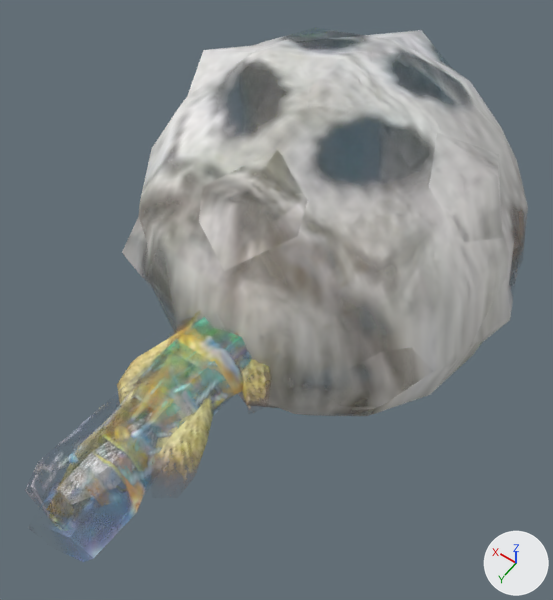
The FBX model Assets/Dev/LF/Models/insectParts_export.fbx: old version first, new version second.
The view is the same before and after, from a 50 mm camera at (-0.00692, 0.01206, 0.01466) aimed at (-0.0002, 0.00265, -0.00013). Lighting does not change. The marker at lower right points along +X, +Y and +Z. Where no turn or scale is listed for an object, it has been applied to the vertices.

Objects in the first picture: 'abdomenA', 'antennaA', 'ballB', 'ballB_loRes', 'legFootA', 'legMidA', 'legUpA'.
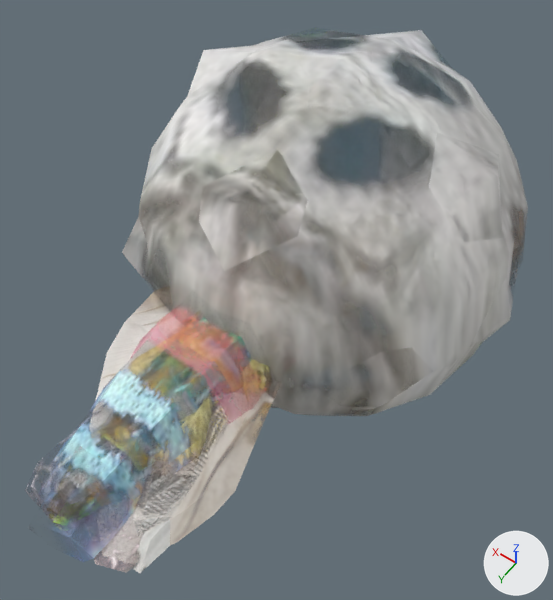
Commit message: insect parts update--wings+ abdomen

Changed parts and their boxes (x1, y1, x2, y2) in the pictures (553 x 600 px):
'wingF', added
    after: (89, 291, 274, 564)
'abdomenB', added
    after: (44, 231, 306, 529)
'wingD', added
    after: (123, 373, 259, 573)
'wingC', added
    after: (53, 427, 154, 526)
'wingA', added
    after: (88, 404, 241, 569)
'wingB', added
    after: (73, 372, 258, 522)

The change in detail:
Picture 'abdomenB.png' (img_abdomenb_png) is new.
Picture 'wingD.png' (img_wingd_png) is new.
Picture 'wingC.png' (img_wingc_png) is new.
Picture 'wingB.png' (img_wingb_png) is new.
Picture 'wingF.png' (img_wingf_png) is new.
Picture 'wingA.png' (img_winga_png) is new.
Material 'abdomenBbert' (mat_abdomenbbert) is new.
Uses the picture img_abdomenb_png.
Material 'wingDbert' (mat_wingdbert) is new.
Uses the picture img_wingd_png.
Material 'wingCbert' (mat_wingcbert) is new.
Uses the picture img_wingc_png.
Material 'wingBbert' (mat_wingbbert) is new.
Uses the picture img_wingb_png.
Material 'wingFbert' (mat_wingfbert) is new.
Uses the picture img_wingf_png.
Material 'wingAbert' (mat_wingabert) is new.
Uses the picture img_winga_png.
Mesh me_mesh_001_1 is new.
It has 80 vertices, 84 faces and spans x -0.00171..0.00171, y 0.0..0.00976, z -0.00149..0.00149.
It uses material mat_abdomenbbert.
Mesh me_mesh_013 is new.
It has 36 vertices, 34 faces and spans x -0.00207..0.00147, y 0.0001..0.00961, z -0.00008..0.00008.
It uses material mat_wingdbert.
Mesh me_mesh_012 is new.
It has 36 vertices, 34 faces and spans x -0.00117..0.00093, y 0.0001..0.00982, z -0.00008..0.00008.
It uses material mat_wingcbert.
Mesh me_mesh_011 is new.
It has 40 vertices, 38 faces and spans x -0.00117..0.00121, y 0.0001..0.00975, z -0.00008..0.00008.
It uses material mat_wingbbert.
Mesh me_mesh_014 is new.
It has 52 vertices, 50 faces and spans x -0.00241..0.00239, y 0.00007..0.00974, z -0.00008..0.00008.
It uses material mat_wingfbert.
Mesh me_mesh_010 is new.
It has 40 vertices, 38 faces and spans x -0.00196..0.00144, y 0.00007..0.00994, z -0.00008..0.00008.
It uses material mat_wingabert.
Object 'abdomenB' (ob_abdomenb) is new; it shows me_mesh_001_1.
Its location is (0.0, 0.0, 0.0).
Object 'wingD' (ob_wingd) is new; it shows me_mesh_013.
Its location is (0.0, 0.0, 0.0).
Object 'wingC' (ob_wingc) is new; it shows me_mesh_012.
Its location is (0.00009, 0.0, 0.0).
Object 'wingB' (ob_wingb) is new; it shows me_mesh_011.
Its location is (0.0, 0.0, 0.0).
Object 'wingF' (ob_wingf) is new; it shows me_mesh_014.
Its location is (0.0, 0.0, 0.0).
Object 'wingA' (ob_winga) is new; it shows me_mesh_010.
Its location is (0.0, 0.0, 0.0).
